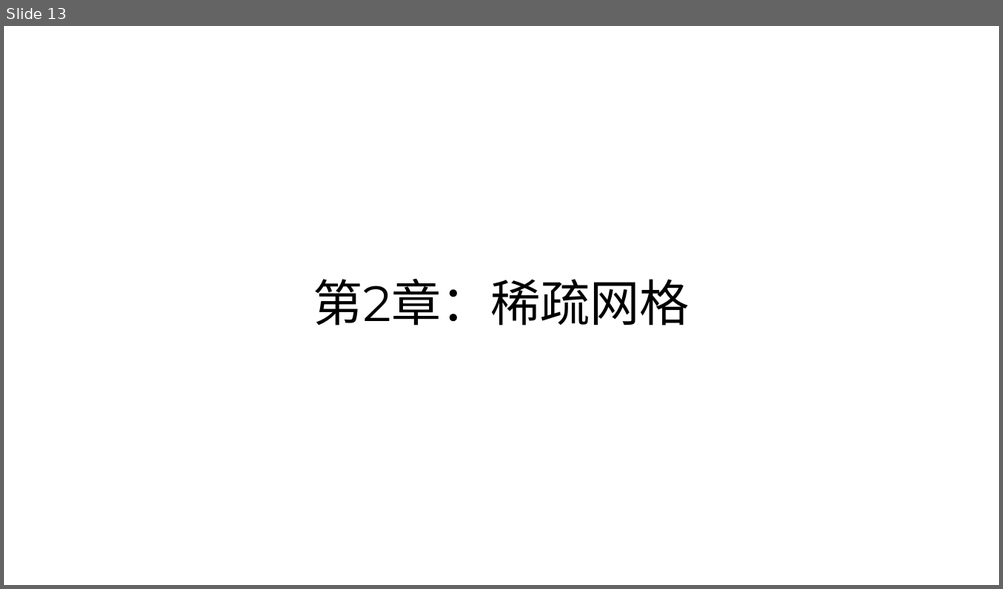
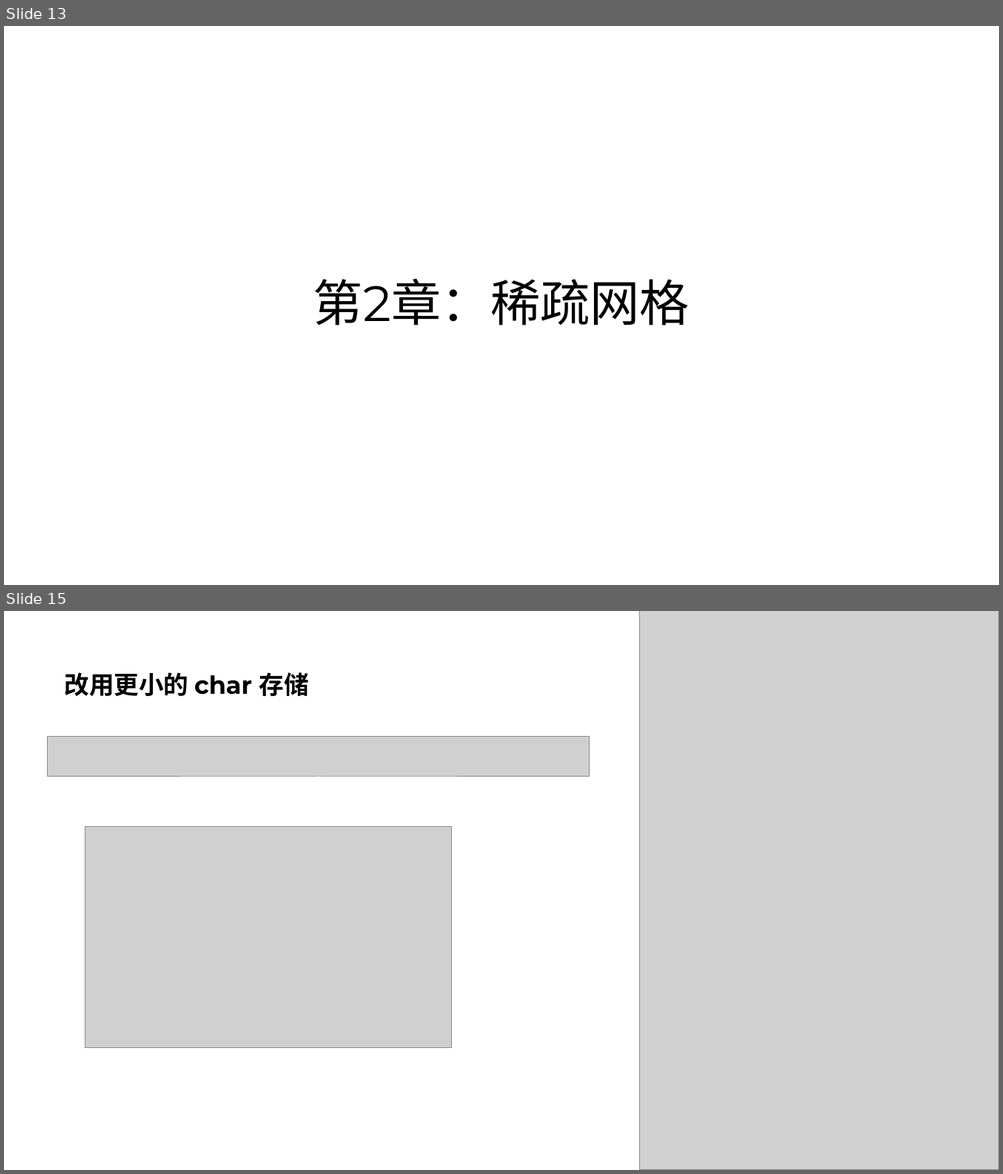
Before and after one commit to parallel101/course, a slide deck: 10/slides.pptx. Shown one above the other, each under a label of ours: slide 13 before the commit, slides 13 and 15 after it; the slides between them are not shown. The pictures are 1003x589 and 1003x1174 pixels, drawn with LibreOffice and Linux fonts; fonts in the diff are those of the drawing; grey boxes stand for pictures. Boxes give left, top, right and bottom in pixels: in the first picture for what was removed or moved away, otherwise in the second. Text is boxed around its words. In the diff, an @@ line names an element or a change of style, - is before the commit and + after.

```diff
--- a/10/slides.pptx
+++ b/10/slides.pptx
@@ slide 15 added at (x1=4, y1=611, x2=999, y2=1170), background #FFFFFF @@
@@ picture added at (x1=640, y1=611, x2=999, y2=1170) @@
@@ title added at (x1=64, y1=672, x2=309, y2=696), 24 pt, text #000000, bold @@
+改用更小的 char 存储
@@ picture added at (x1=47, y1=736, x2=589, y2=777) @@
@@ picture added at (x1=85, y1=826, x2=452, y2=1048) @@
```
Also in this commit, not shown: 1 slide changed, 12 other slides added, 16 other files.
